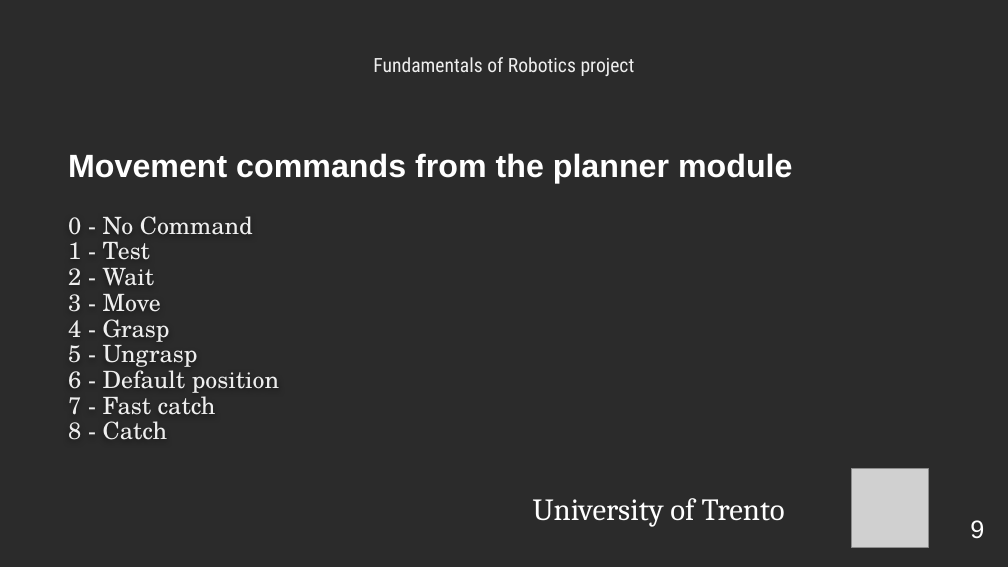
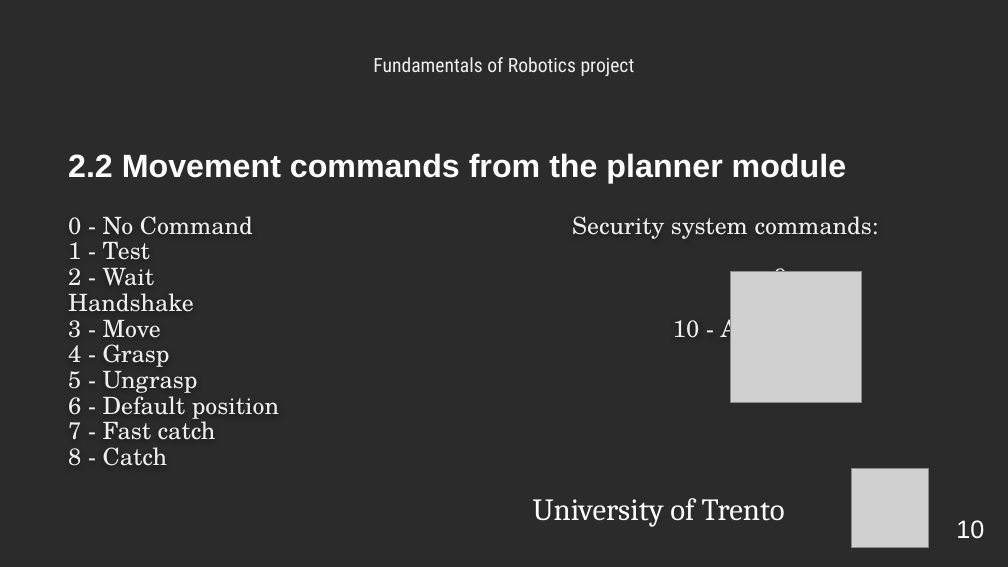
Before and after one commit to LordBions/Robotics_ICE23_UNITN, a slide deck: slide 10 of Documents/Robotics.pptx (slide 9 before the commit). Drawn at 1008x567 pixels with LibreOffice and Linux fonts; fonts in the diff are those of the drawing; grey boxes stand for pictures; background and template pictures are left out; a plain dark background stands for a picture behind light text. Boxes give left, top, right and bottom in pixels: in the first picture for what was removed or moved away, otherwise in the second. Text is boxed around its words. In the diff, an @@ line names an element or a change of style, - is before the commit and + after.

```diff
--- a/Documents/Robotics.pptx
+++ b/Documents/Robotics.pptx
@@ text at box(68, 153, 846, 184): text changed @@
-Movement commands from the planner module
+2.2 Movement commands from the planner module
@@ subtitle at box(68, 268, 194, 338): text changed @@
-2 - Wait
-3 - Move
+2 - Wait 9 - Handshake
+3 - Move 10 - Auth key
@@ picture added at box(731, 272, 861, 402) @@
@@ page number at box(956, 520, 984, 539): text changed @@
-9
+10
```
Also in this commit, not shown: 15 other slides changed, 4 slides added, 6 other files.
